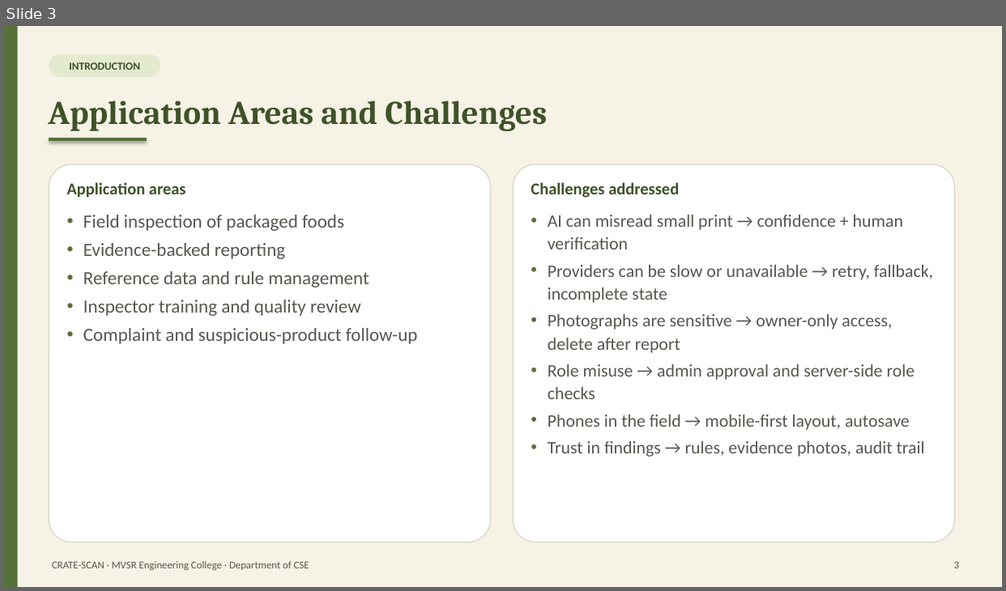
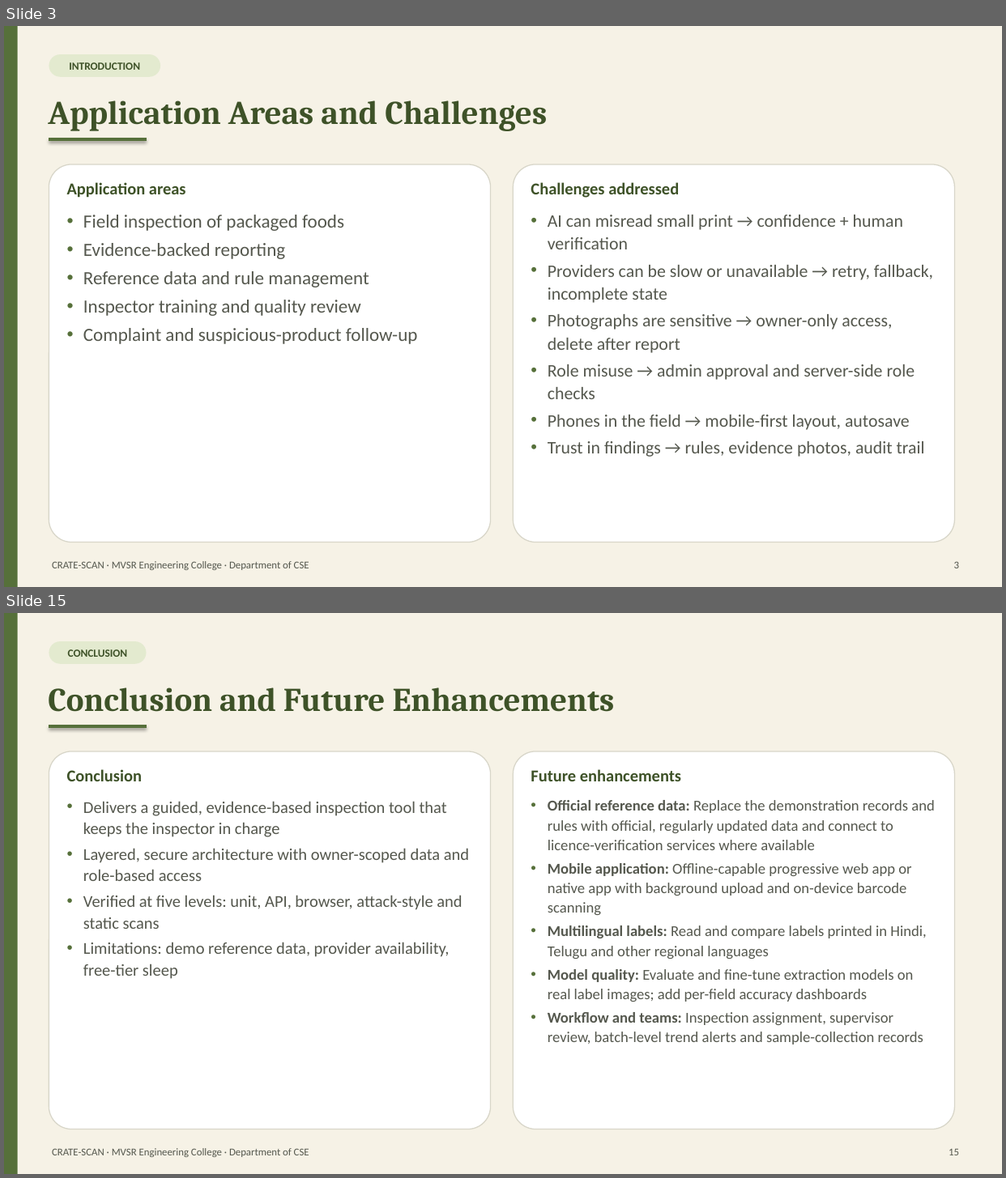
Before and after one commit to DubbakaSathwik/Food_inspection_toolkit, a slide deck: docs/report/CRATE-SCAN_Presentation.pptx. Shown one above the other, each under a label of ours: slide 3 before the commit, slides 3 and 15 after it; the slides between them are not shown. The pictures are 1006x591 and 1006x1178 pixels, drawn with LibreOffice and Linux fonts; fonts in the diff are those of the drawing. Boxes give left, top, right and bottom in pixels: in the first picture for what was removed or moved away, otherwise in the second. Text is boxed around its words. In the diff, an @@ line names an element or a change of style, - is before the commit and + after.

```diff
--- a/docs/report/CRATE-SCAN_Presentation.pptx
+++ b/docs/report/CRATE-SCAN_Presentation.pptx
@@ slide 15 added at box(4, 613, 1002, 1174), background #F6F2E6 @@
@@ rectangle added at box(4, 613, 18, 1174), fill #56703A @@
@@ rounded rectangle added at box(49, 641, 147, 664), fill #E3EACF, 10.5 pt, text #3E5228, bold @@
+CONCLUSION
@@ text added at box(48, 688, 615, 712), 32 pt, text #3E5228, bold @@
+Conclusion and Future Enhancements
@@ line added from (49, 726) to (147, 726), #56703A 3 pt @@
@@ rounded rectangle added at box(49, 752, 491, 1130), fill #FFFFFF, outline #D8D6C9 1 pt @@
@@ rounded rectangle added at box(513, 752, 955, 1130), fill #FFFFFF, outline #D8D6C9 1 pt @@
@@ text added at box(67, 769, 143, 781), 16 pt, text #3E5228, bold @@
+Conclusion
@@ text added at box(530, 769, 681, 781), 16 pt, text #3E5228, bold @@
+Future enhancements
@@ text added at box(83, 801, 469, 979), 16 pt, text #55584E @@
+• Delivers a guided, evidence-based inspection tool that keeps the inspector in charge
+• Layered, secure architecture with owner-scoped data and role-based access
+• Verified at five levels: unit, API, browser, attack-style and static scans
+• Limitations: demo reference data, provider availability, free-tier sleep
@@ text added at box(548, 800, 934, 1045), 14.5 pt, text #55584E @@
+• Official reference data: Replace the demonstration records and rules with official, regularly updated data and connect to licence-verification services where available
+• Mobile application: Offline-capable progressive web app or native app with background upload and on-device barcode scanning
+• Multilingual labels: Read and compare labels printed in Hindi, Telugu and other regional languages
+• Model quality: Evaluate and fine-tune extraction models on real label images; add per-field accuracy dashboards
+• Workflow and teams: Inspection assignment, supervisor review, batch-level trend alerts and sample-collection records
@@ text added at box(52, 1148, 309, 1157), 10 pt, text #55584E @@
+CRATE-SCAN · MVSR Engineering College · Department of CSE
@@ text added at box(948, 1149, 959, 1156), 10 pt, text #55584E @@
+15
```
Also in this commit, not shown: 1 slide changed, 12 other slides added, 6 slides removed, 2 other files.
